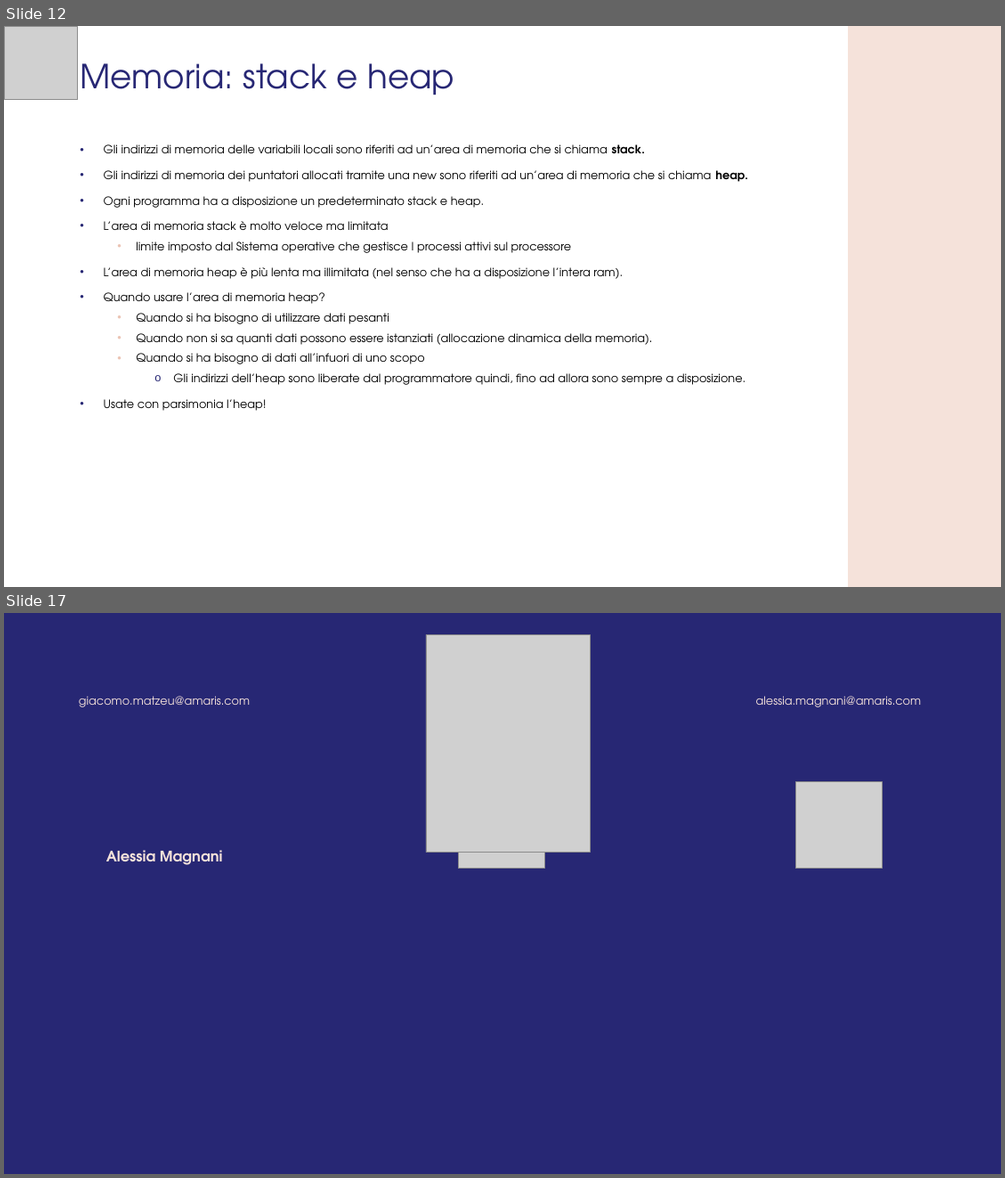
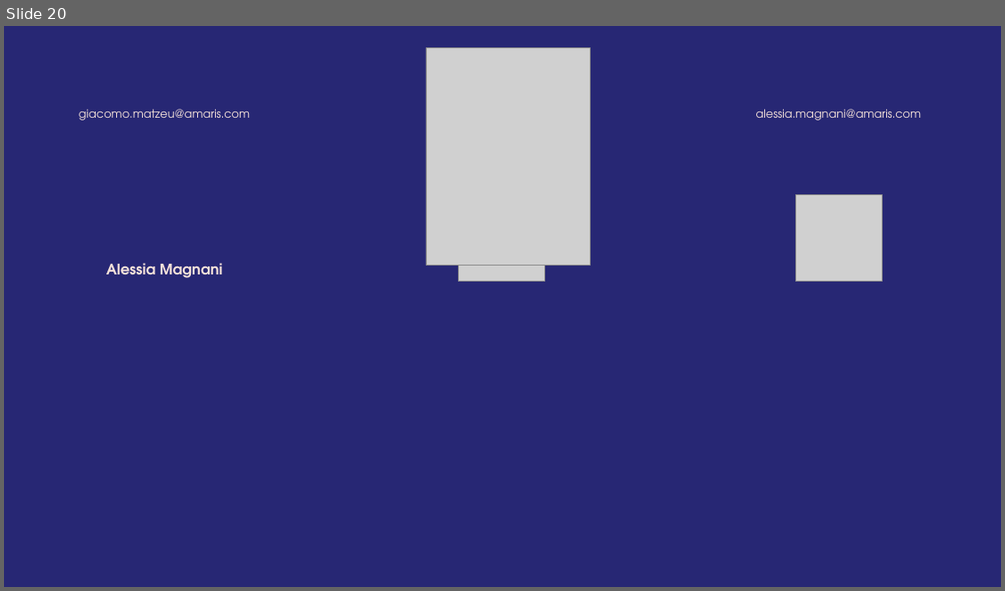
Before and after one commit to GMATZEU42/WS, a slide deck: WS03/WS_3.odp. Shown one above the other, each under a label of ours: slides 12 and 17 before the commit, slide 20 after it; the slides between them are not shown. The pictures are 1005x1178 and 1005x591 pixels, drawn with LibreOffice and Linux fonts; fonts in the diff are those of the drawing; grey boxes stand for pictures; background and template pictures are left out. Boxes give left, top, right and bottom in pixels: in the first picture for what was removed or moved away, otherwise in the second. Text is boxed around its words. In the diff, an @@ line names an element or a change of style, - is before the commit and + after.

```diff
--- a/WS03/WS_3.odp
+++ b/WS03/WS_3.odp
@@ slide 12 removed at (4,26,1001,587), background #FFFFFF @@
@@ picture removed at (4,26,78,100) @@
@@ freeform shape removed at (848,26,1001,587) @@
@@ title removed at (80,63,454,95) @@
-Memoria: stack e heap
@@ text removed at (104,144,748,410) @@
-• Gli indirizzi di memoria delle variabili locali sono riferiti ad un’area di memoria che si chiama stack.
-• Gli indirizzi di memoria dei puntatori allocati tramite una new sono riferiti ad un’area di memoria che si chiama heap.
-• Ogni programma ha a disposizione un predeterminato stack e heap.
-• L’area di memoria stack è molto veloce ma limitata
-  • limite imposto dal Sistema operative che gestisce I processi attivi sul processore
-• L’area di memoria heap è più lenta ma illimitata (nel senso che ha a disposizione l’intera ram).
-• Quando usare l’area di memoria heap?
-  • Quando si ha bisogno di utilizzare dati pesanti
-  • Quando non si sa quanti dati possono essere istanziati (allocazione dinamica della memoria).
-  • Quando si ha bisogno di dati all’infuori di uno scopo
-    o Gli indirizzi dell’heap sono liberate dal programmatore quindi, fino ad allora sono sempre a disposizione.
-• Usate con parsimonia l’heap!
@@ what was slide 17 is now slide 20 @@
```
Also in this commit, not shown: 17 slides added, 13 other slides removed, 44 other files.
